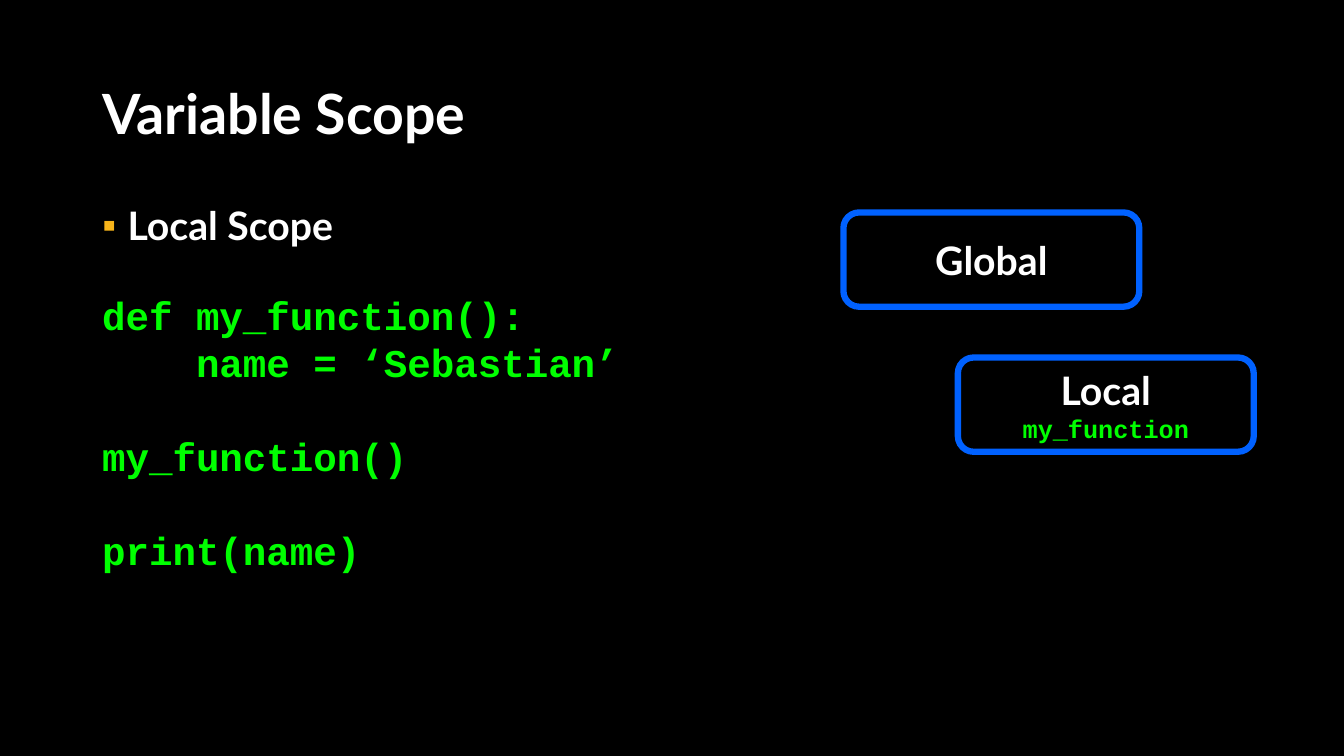
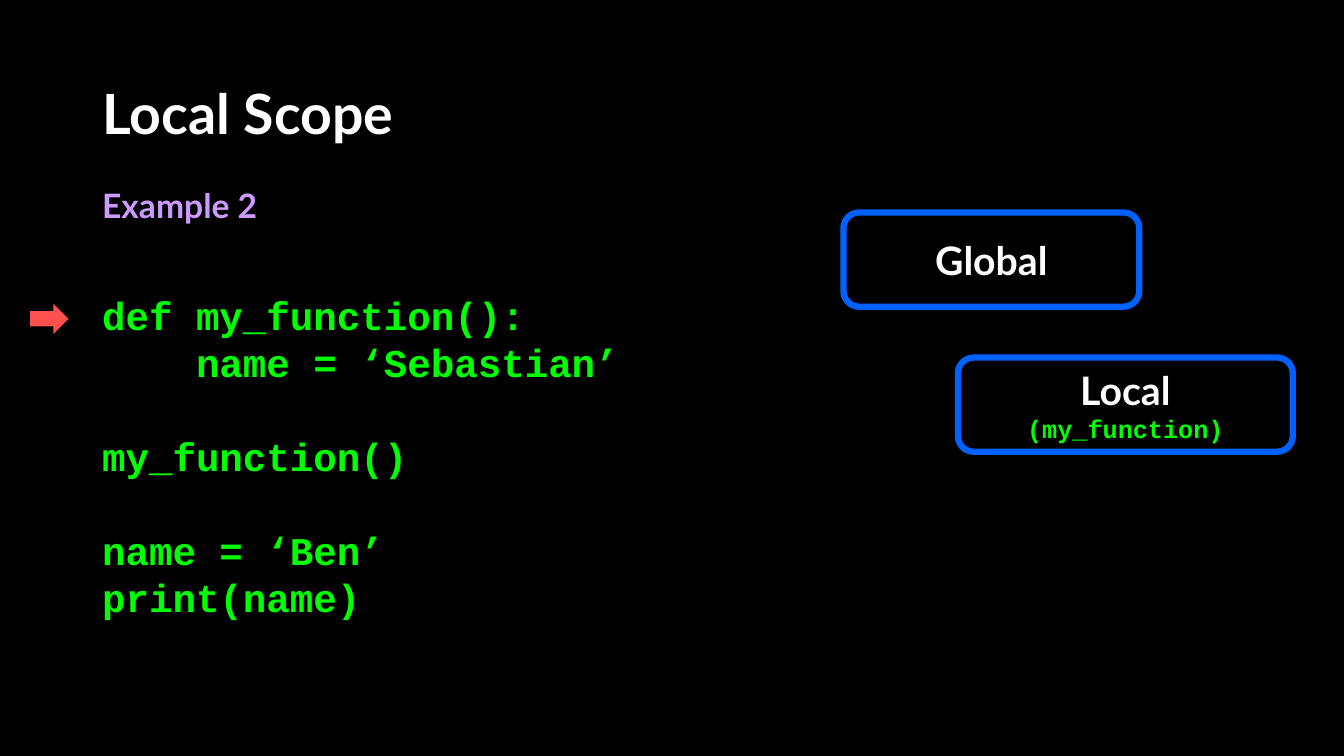
Before and after one commit to APS106/APS106-winter-2024-kinsella-goodfellow, a slide deck: slide 35 of lectures/week2/lecture2/slides/week2_lecture2.pptx (slide 11 before the commit). Drawn at 1344x756 pixels with LibreOffice and Linux fonts; fonts in the diff are those of the drawing; background and template pictures are left out. Boxes give left, top, right and bottom in pixels: in the first picture for what was removed or moved away, otherwise in the second. Text is boxed around its words. In the diff, an @@ line names an element or a change of style, - is before the commit and + after.

```diff
--- a/lectures/week2/lecture2/slides/week2_lecture2.pptx
+++ b/lectures/week2/lecture2/slides/week2_lecture2.pptx
@@ title at [102, 92, 393, 144]: text changed @@
-Variable Scope
+Local Scope
@@ text added at [102, 193, 257, 224], 24 pt, text #CC99FF, bold @@
+Example 2
@@ text removed at [128, 211, 333, 247] @@
-▪ Local Scope
@@ right arrow added at [30, 303, 69, 334], fill #FF5050 @@
@@ rounded rectangle "Local": place and size @@
-rounded rectangle "Local" at [958, 358, 1254, 453]
+rounded rectangle "Local" at [958, 358, 1293, 453]
@@ text in rounded rectangle at [1027, 419, 1224, 444]: text changed @@
-my_function
+(my_function)
@@ text at [102, 537, 383, 566]: paragraph added @@
+name = ‘Ben’
```
Also in this commit, not shown: 30 other slides changed, 13 slides added, 1 slide removed, 6 other files.
